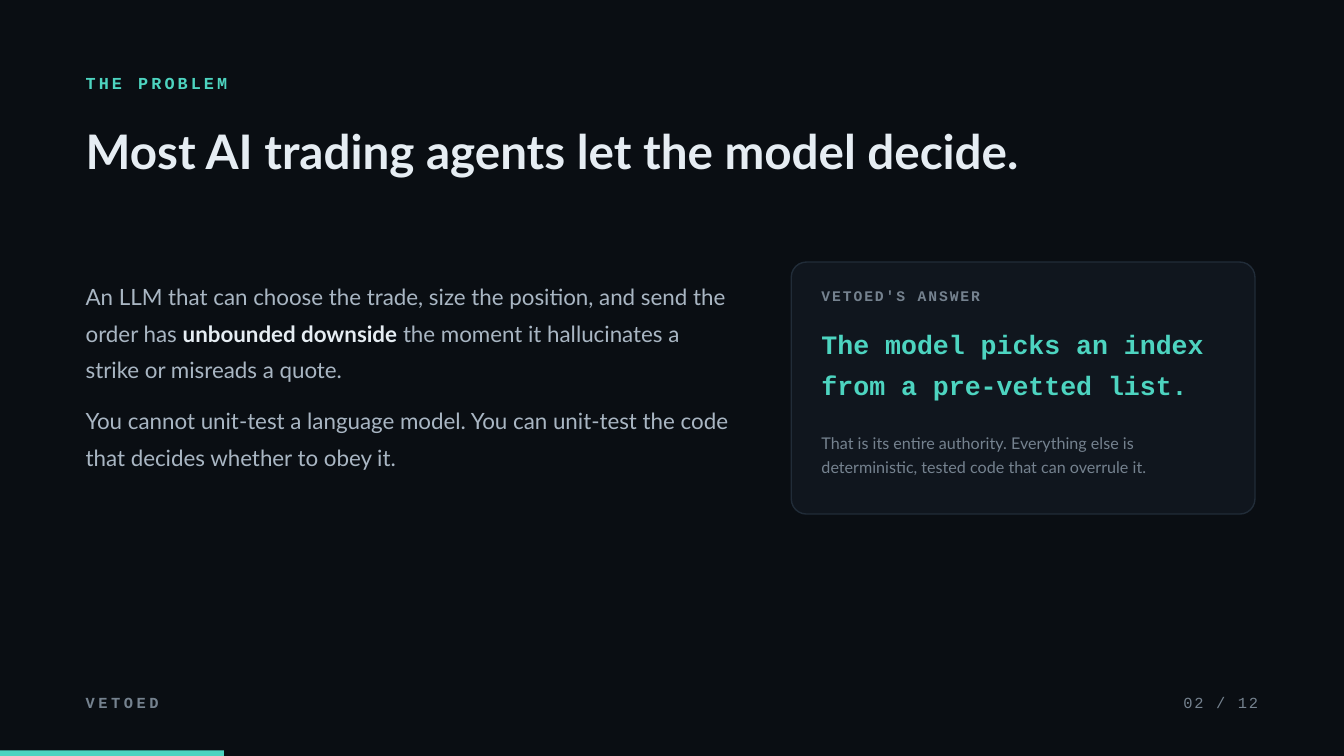
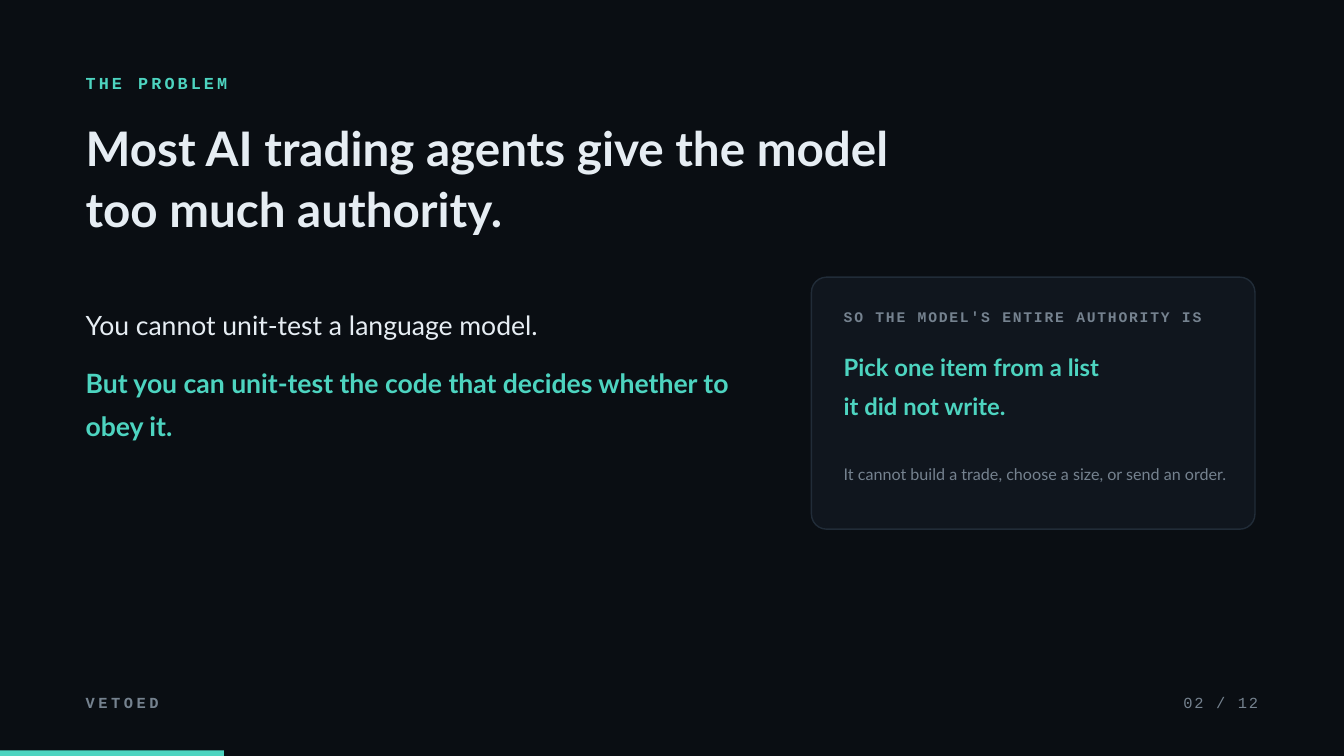
Before and after one commit to Chong1120/Vetoed, a slide deck: slide 2 of Vetoed-deck.pptx. Drawn at 1344x756 pixels with LibreOffice and Linux fonts; fonts in the diff are those of the drawing. Boxes give left, top, right and bottom in pixels: in the first picture for what was removed or moved away, otherwise in the second. Text is boxed around its words. In the diff, an @@ line names an element or a change of style, - is before the commit and + after.

```diff
--- a/Vetoed-deck.pptx
+++ b/Vetoed-deck.pptx
@@ text at <box>86,130,888,235</box>: text changed @@
-Most AI trading agents let the model decide.
+Most AI trading agents give the model
+too much authority.
@@ rounded rectangle: place and size @@
-rounded rectangle at <box>791,262,1255,514</box>
+rounded rectangle at <box>812,277,1255,529</box>
@@ text at <box>86,315,728,441</box>: text changed; size 16 to 19 pt; text colour #A9B6C3 to #4DD4C0; bold on @@
-An LLM that can choose the trade, size the position, and send the order has unbounded downside the moment it hallucinates a strike or misreads a quote.
-You cannot unit-test a language model. You can unit-test the code that decides whether to obey it.
+You cannot unit-test a language model.
+But you can unit-test the code that decides whether to obey it.
@@ text at <box>844,311,1201,322</box>: text changed @@
-VETOED'S ANSWER
+SO THE MODEL'S ENTIRE AUTHORITY IS
@@ text at <box>844,358,1099,415</box>: text changed; size 19 to 17 pt; font Courier New to Lato @@
-The model picks an index
-from a pre-vetted list.
+Pick one item from a list
+it did not write.
@@ text at <box>844,468,1226,482</box>: text changed @@
-That is its entire authority. Everything else is deterministic, tested code that can overrule it.
+It cannot build a trade, choose a size, or send an order.
```
Also in this commit, not shown: 4 other slides changed, 7 slides added, 7 slides removed, 5 other files.
